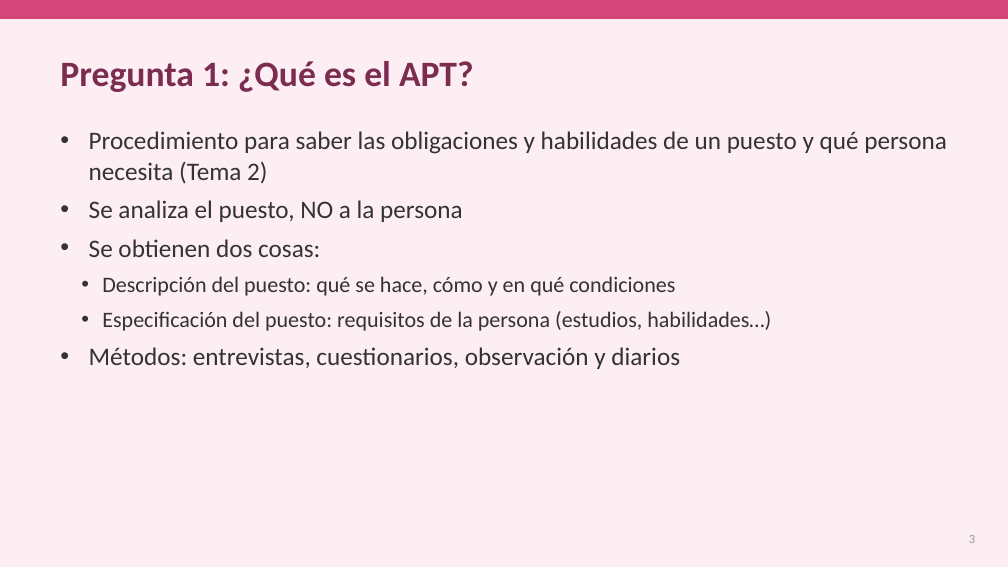
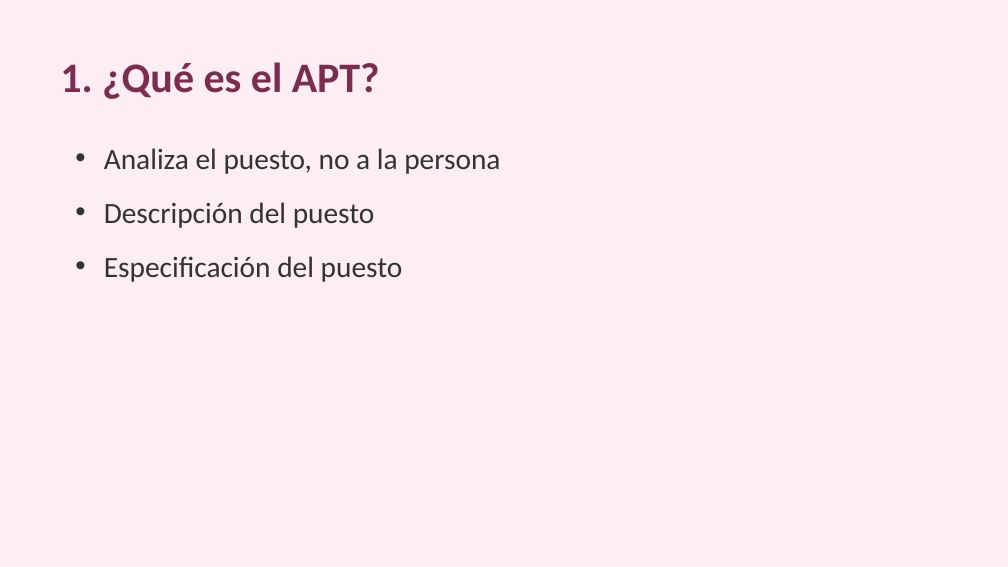
Before and after one commit to germancoortes/Ascensor, a slide deck: slide 3 of caso_caixabank_bankia/Presentacion_Fusion_CaixaBank_Bankia.pptx. Drawn at 1008x567 pixels with LibreOffice and Linux fonts; fonts in the diff are those of the drawing. Boxes give left, top, right and bottom in pixels: in the first picture for what was removed or moved away, otherwise in the second. Text is boxed around its words. In the diff, an @@ line names an element or a change of style, - is before the commit and + after.

```diff
--- a/caso_caixabank_bankia/Presentacion_Fusion_CaixaBank_Bankia.pptx
+++ b/caso_caixabank_bankia/Presentacion_Fusion_CaixaBank_Bankia.pptx
@@ rectangle removed at <box>0,0,1008,19</box> @@
@@ text at <box>60,62,380,99</box>: text changed; size 34 to 40 pt @@
-Pregunta 1: ¿Qué es el APT?
+1. ¿Qué es el APT?
@@ text at <box>104,148,500,282</box>: text changed; size 24 to 28 pt @@
-• Procedimiento para saber las obligaciones y habilidades de un puesto y qué persona necesita (Tema 2)
-• Se analiza el puesto, NO a la persona
-• Se obtienen dos cosas:
-  • Descripción del puesto: qué se hace, cómo y en qué condiciones
-  • Especificación del puesto: requisitos de la persona (estudios, habilidades…)
-• Métodos: entrevistas, cuestionarios, observación y diarios
+• Analiza el puesto, no a la persona
+• Descripción del puesto
+• Especificación del puesto
@@ text removed at <box>969,535,975,543</box> @@
-3
```
Also in this commit, not shown: 5 other slides changed, 5 slides added, 6 slides removed, 4 other files.
